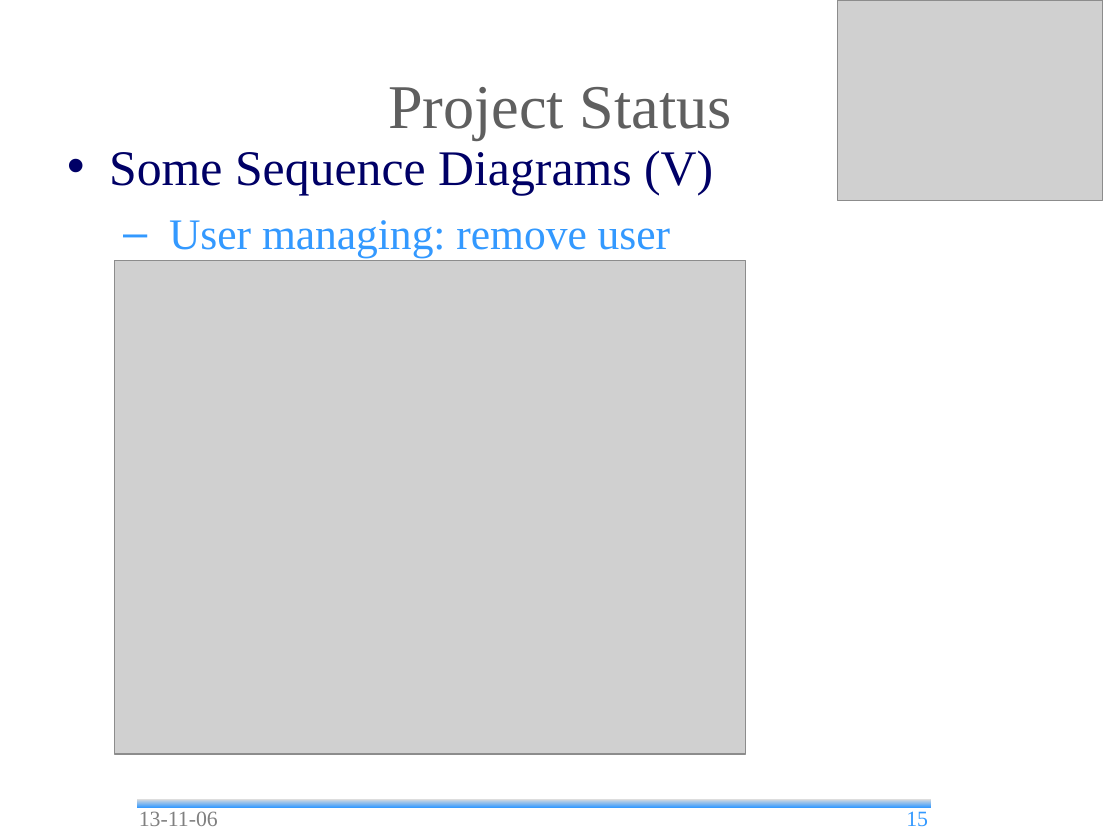
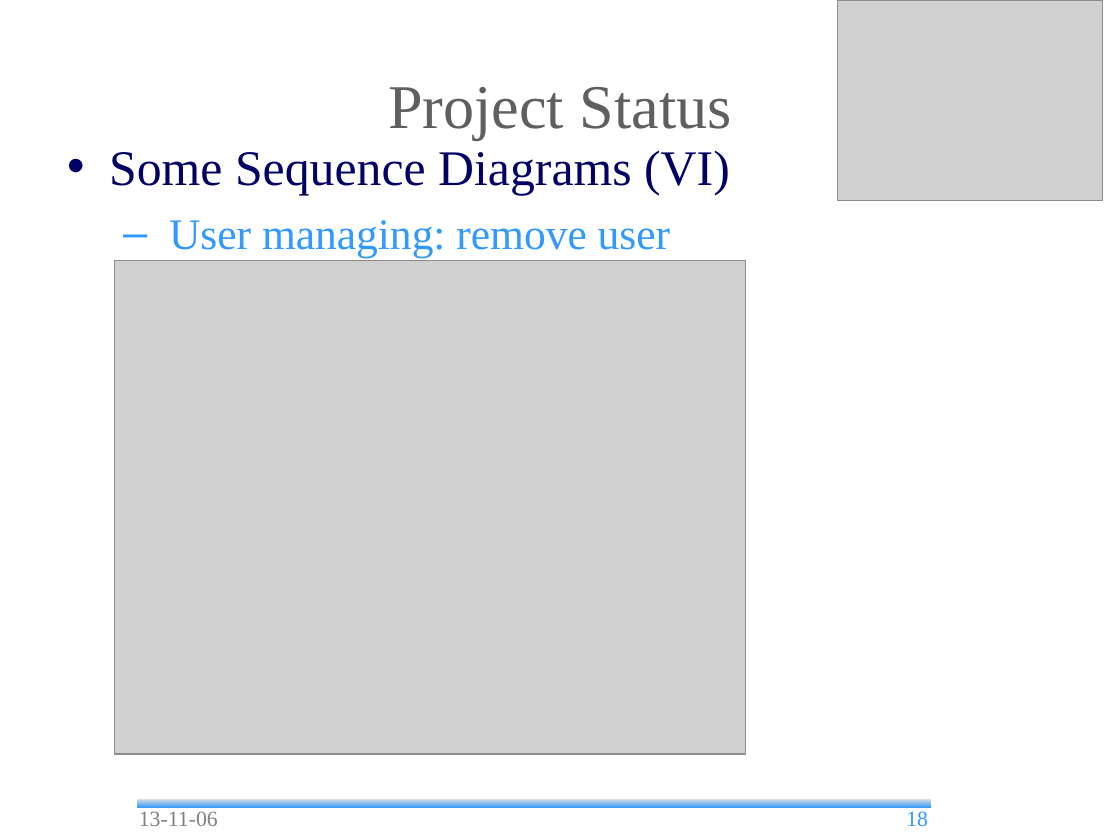
Before and after one commit to andrea-bottoli/DSD, a slide deck: slide 18 of Documentation/Presentation/13_45/Status_Report.odp (slide 15 before the commit). Drawn at 1120x840 pixels with LibreOffice and Linux fonts; fonts in the diff are those of the drawing; grey boxes stand for pictures; background and template pictures are left out. Boxes give left, top, right and bottom in pixels: in the first picture for what was removed or moved away, otherwise in the second. Text is boxed around its words. In the diff, an @@ line names an element or a change of style, - is before the commit and + after.

Commit message:
Status Report and Some Changes in Folders

```diff
--- a/Documentation/Presentation/13_45/Status_Report.odp
+++ b/Documentation/Presentation/13_45/Status_Report.odp
@@ text at (x1=109, y1=150, x2=730, y2=195): text changed @@
-• Some Sequence Diagrams (V)
+• Some Sequence Diagrams (VI)
@@ page number at (x1=906, y1=811, x2=928, y2=827): text changed @@
-15
+18
```
Also in this commit, not shown: 7 other slides changed, 3 slides added, 22 other files.
